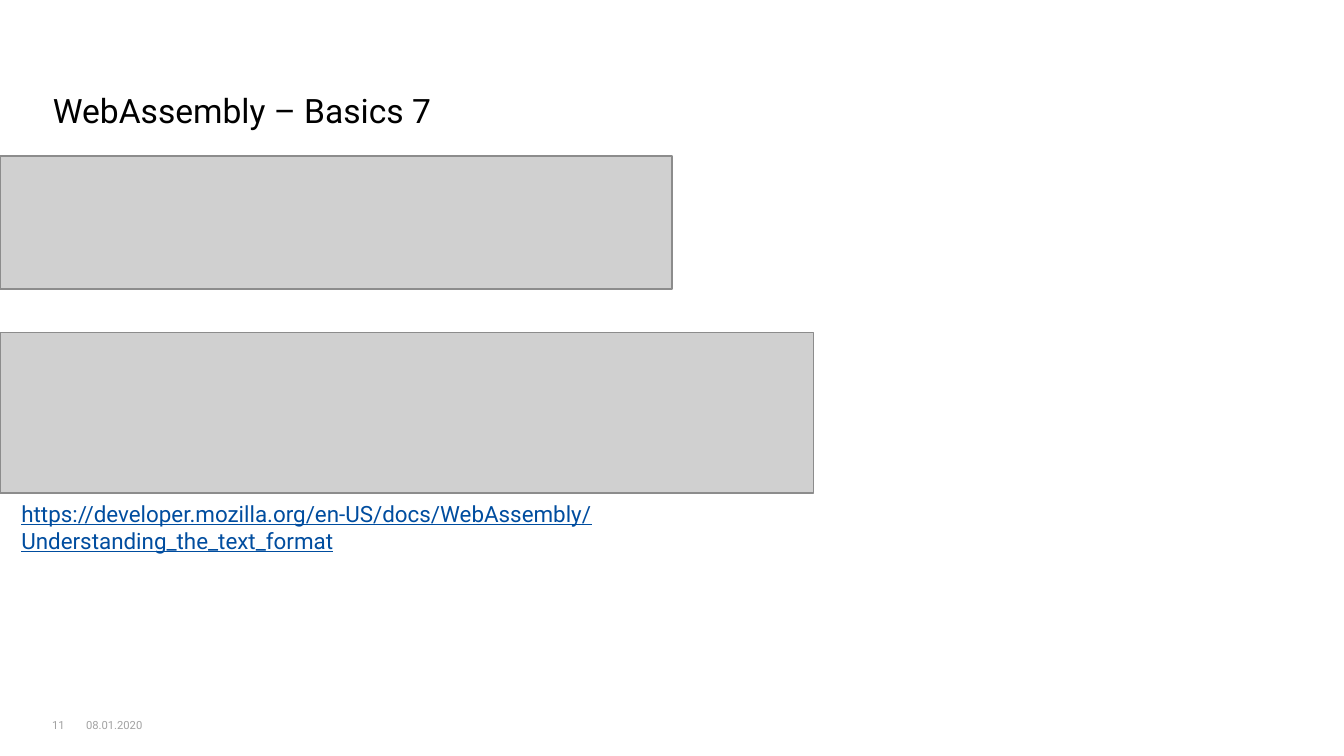
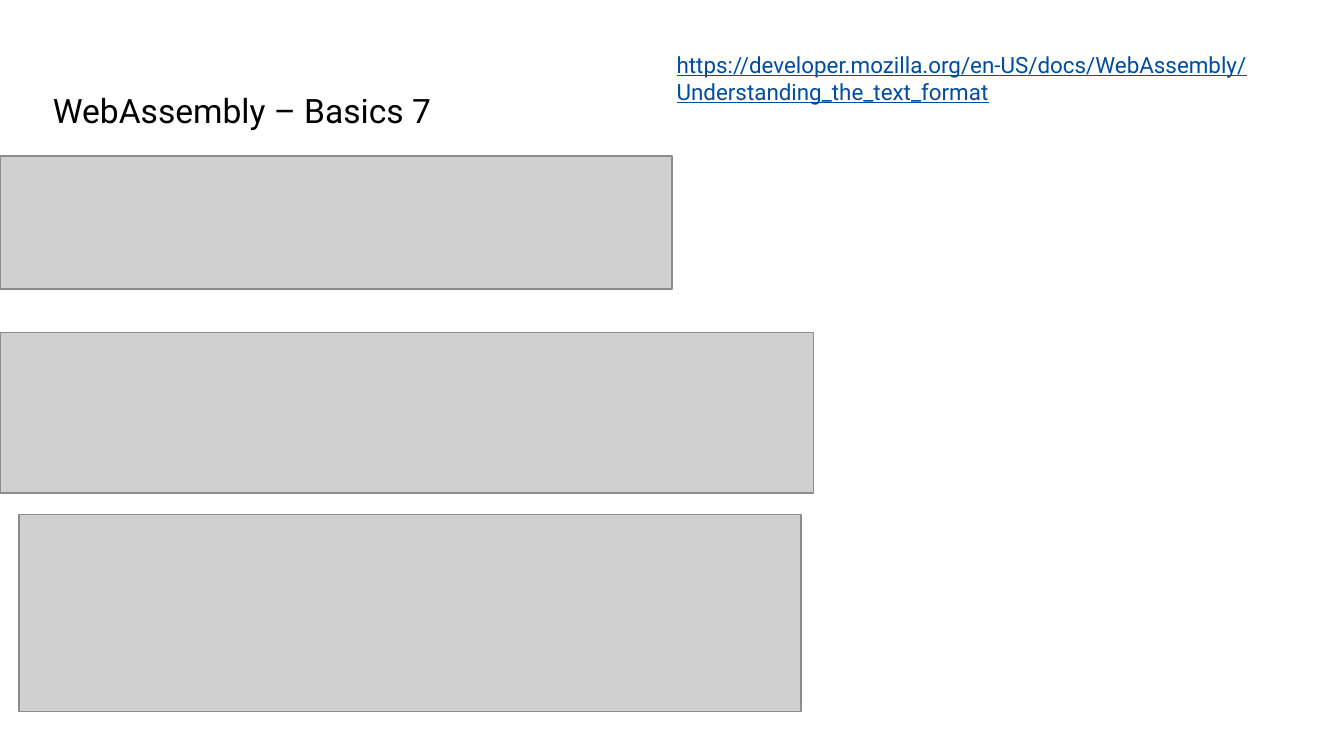
Before and after one commit to kraeuchi/blazor-hacknight, a slide deck: slide 13 of HackNight_WASM_Blazor.pptx (slide 11 before the commit). Drawn at 1344x756 pixels with LibreOffice and Linux fonts; fonts in the diff are those of the drawing; grey boxes stand for pictures; background and template pictures are left out. Boxes give left, top, right and bottom in pixels: in the first picture for what was removed or moved away, otherwise in the second. Text is boxed around its words. In the diff, an @@ line names an element or a change of style, - is before the commit and + after.

```diff
--- a/HackNight_WASM_Blazor.pptx
+++ b/HackNight_WASM_Blazor.pptx
@@ text "https://developer.mozilla.org/en-US/docs/WebAssembly/Underst ...": place and size @@
-text "https://developer.mozilla.org/en-US/docs/WebAssembly/Underst ..." at (21, 505, 591, 554)
+text "https://developer.mozilla.org/en-US/docs/WebAssembly/Underst ..." at (677, 56, 1247, 105)
@@ picture added at (19, 515, 801, 712) @@
@@ page number removed at (52, 721, 65, 729) @@
-11
@@ text removed at (86, 721, 142, 729) @@
-08.01.2020
```
Also in this commit, not shown: 20 other slides changed, 4 slides added, 2 slides removed.
